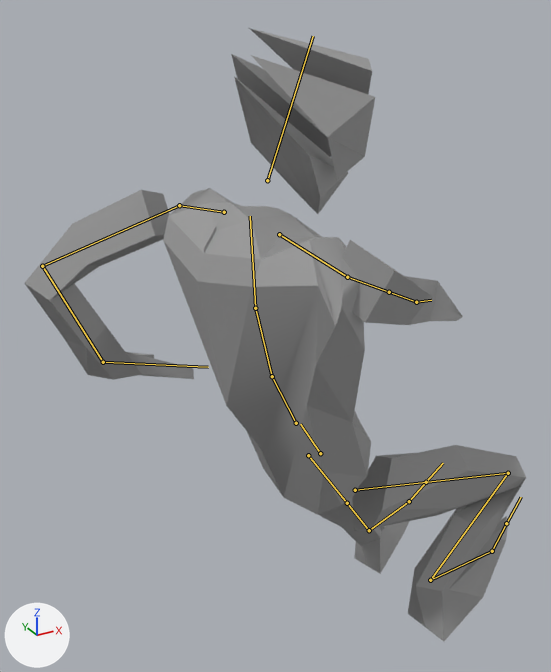
The glTF model glb_imports/8164_meshes.glb: old version first, new version second.
Camera for both pictures: a 50 mm camera at (-10.3, -17.6, 24.5) aimed at (-0.3, 0.6, 15.4). The lights are fixed; the arrows at lower left show +X, +Y and +Z. The first picture is the older version. Both versions are drawn at frame 18 of the action 'LungeLaser'; the numbers are the values there. The bones that change, and the others that lie on the model, are drawn over the model as lines.

Names of what the first picture shows: 'Body.001'.
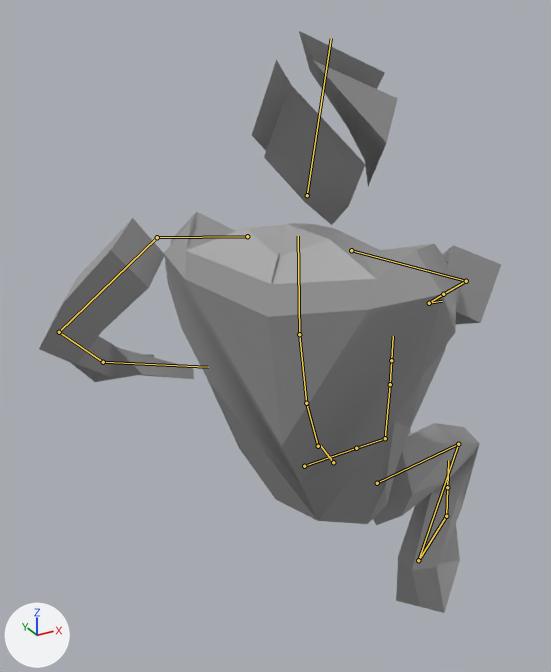
Pixel boxes [x1, y1, x2, y2] of what changed, in the pictures (551 x 672 px):
'Body.001', posed (8% narrower)
    before: [25, 28, 526, 641]
    after: [39, 31, 501, 613]
bone 'mixamorig:Hips', root to tip
    before: (320, 453) to (300, 424)
    after: (333, 462) to (320, 445)
bone 'mixamorig:Spine', root to tip
    before: (296, 423) to (272, 376)
    after: (318, 446) to (306, 403)
bone 'mixamorig:LeftArm', root to tip
    before: (179, 205) to (42, 266)
    after: (157, 237) to (59, 332)
bone 'mixamorig:LeftForeArm', root to tip
    before: (42, 266) to (103, 362)
    after: (59, 332) to (103, 362)
bone 'mixamorig:RightArm', root to tip
    before: (347, 277) to (389, 292)
    after: (466, 281) to (443, 294)
bone 'mixamorig:RightHand', root to tip
    before: (416, 302) to (431, 300)
    after: (429, 303) to (442, 301)
bone 'mixamorig:LeftUpLeg', root to tip
    before: (308, 455) to (347, 503)
    after: (304, 466) to (356, 448)
bone 'mixamorig:LeftFoot', root to tip
    before: (369, 530) to (409, 501)
    after: (385, 438) to (390, 384)
bone 'mixamorig:LeftToeBase', root to tip
    before: (409, 501) to (426, 482)
    after: (390, 384) to (391, 360)
bone 'mixamorig:RightUpLeg', root to tip
    before: (355, 490) to (508, 473)
    after: (377, 483) to (458, 444)
bone 'mixamorig:RightFoot', root to tip
    before: (430, 580) to (492, 551)
    after: (418, 560) to (446, 516)

What the commit changed:
Bone 'mixamorig:Hips' (bone_mixamorig_hips) moves from (-0.3, 0.5, 1.8) to (-0.37, 0.65, 2.55).
Bone 'mixamorig:Hips' (bone_mixamorig_hips) turns from (-26, 95, 5) to (-39, 125, 3) degrees about its own x, y and z.
Bone 'mixamorig:Spine' (bone_mixamorig_spine) moves from (0.0, 0.0, 0.0) to (0.0, 0.01, 0.02).
Bone 'mixamorig:Spine' (bone_mixamorig_spine) turns from (9, 0, 0) to (19, -1, 1) degrees about its own x, y and z.
Bone 'mixamorig:LeftArm' (bone_mixamorig_leftarm) turns from (45, 61, -19) to (44, 18, 8) degrees about its own x, y and z.
Bone 'mixamorig:LeftForeArm' (bone_mixamorig_leftforearm) turns from (0, -1, 85) to (1, -1, 57) degrees about its own x, y and z.
Bone 'mixamorig:LeftHand' (bone_mixamorig_lefthand) turns from (-30, 59, 17) to (23, 47, 59) degrees about its own x, y and z.
Bone 'mixamorig:RightArm' (bone_mixamorig_rightarm) turns from (26, -12, -133) to (28, -21, -123) degrees about its own x, y and z.
Bone 'mixamorig:RightHand' (bone_mixamorig_righthand) turns from (-5, 24, -4) to (1, 40, 13) degrees about its own x, y and z.
Bone 'mixamorig:LeftUpLeg' (bone_mixamorig_leftupleg) turns from (5, -23, 12) to (25, -22, -14) degrees about its own x, y and z.
Bone 'mixamorig:LeftFoot' (bone_mixamorig_leftfoot) turns from (-7, -12, -24) to (-3, 0, -14) degrees about its own x, y and z.
Bone 'mixamorig:LeftToeBase' (bone_mixamorig_lefttoebase) turns from (5, 0, 0) to (19, 3, 6) degrees about its own x, y and z.
Bone 'mixamorig:RightUpLeg' (bone_mixamorig_rightupleg) turns from (48, 6, -6) to (33, 5, -6) degrees about its own x, y and z.
Bone 'mixamorig:RightFoot' (bone_mixamorig_rightfoot) turns from (76, -8, 8) to (80, -8, 8) degrees about its own x, y and z.
